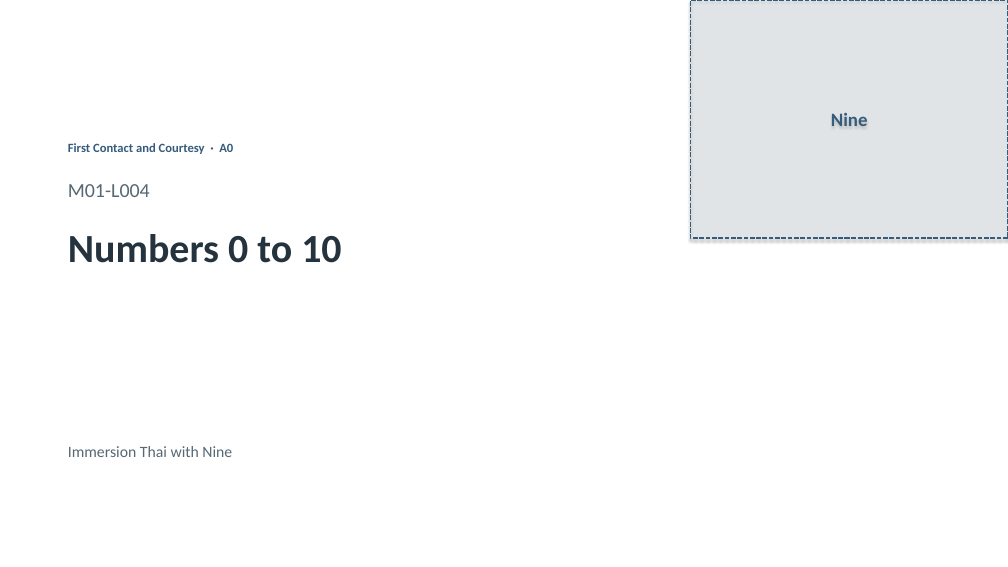
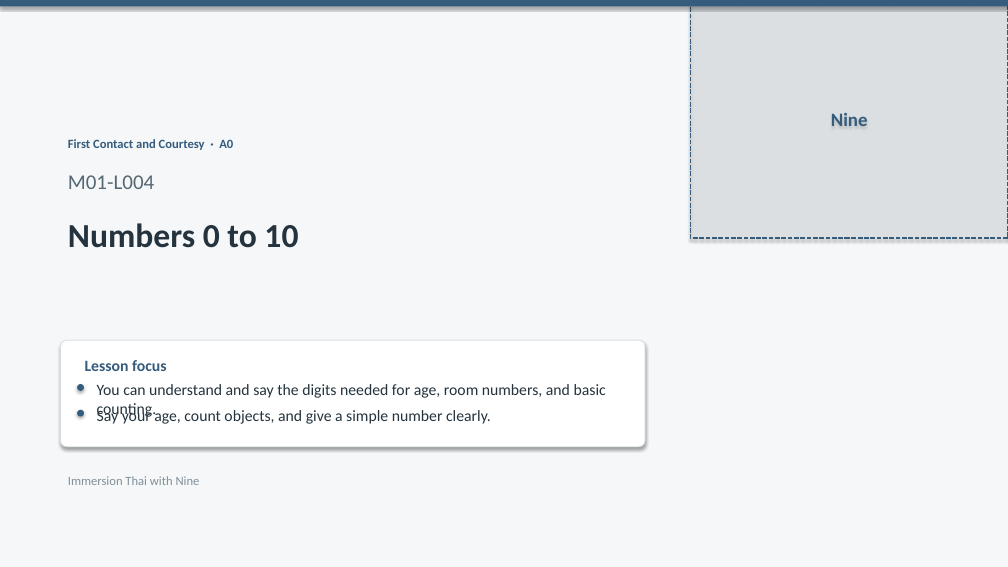
Before and after one commit to OTFTCS/thai-nine, a slide deck: slide 1 of course/modules/M01/L004/M01-L004-canva-deck.pptx. Drawn at 1008x567 pixels with LibreOffice and Linux fonts; fonts in the diff are those of the drawing; background and template pictures are left out. Boxes give left, top, right and bottom in pixels: in the first picture for what was removed or moved away, otherwise in the second. Text is boxed around its words. In the diff, an @@ line names an element or a change of style, - is before the commit and + after.

```diff
--- a/course/modules/M01/L004/M01-L004-canva-deck.pptx
+++ b/course/modules/M01/L004/M01-L004-canva-deck.pptx
@@ background picture (left out) to #F5F7F8 @@
@@ rectangle added at <box>0,0,1008,6</box>, fill #355C7D @@
@@ text "First Contact and Courtesy · ...": place and size @@
-text "First Contact and Courtesy · ..." at <box>68,143,233,154</box>
+text "First Contact and Courtesy · ..." at <box>68,139,233,150</box>
@@ text "M01-L004": place and size @@
-text "M01-L004" at <box>68,184,150,197</box>
+text "M01-L004" at <box>68,175,154,189</box>
@@ text "M01-L004" at <box>68,175,154,189</box>: size 19 to 20 pt @@
@@ text "Numbers 0 to 10": place and size @@
-text "Numbers 0 to 10" at <box>68,234,341,263</box>
+text "Numbers 0 to 10" at <box>68,223,298,248</box>
@@ text "Numbers 0 to 10" at <box>68,223,298,248</box>: size 38 to 32 pt @@
@@ rounded rectangle added at <box>60,340,645,447</box>, fill #FFFFFF, outline #D7DEE3 0.75 pt @@
@@ ellipse added at <box>77,384,84,391</box>, fill #355C7D @@
@@ text added at <box>85,360,166,371</box>, 15 pt, text #355C7D, bold @@
+Lesson focus
@@ text added at <box>97,384,606,398</box>, 15 pt, text #24333D @@
+You can understand and say the digits needed for age, room numbers, and basic counting.
@@ ellipse added at <box>77,410,84,417</box>, fill #355C7D @@
@@ text added at <box>97,408,491,424</box>, 15 pt, text #24333D @@
+Say your age, count objects, and give a simple number clearly.
@@ text "Immersion Thai with Nine": place and size @@
-text "Immersion Thai with Nine" at <box>68,446,232,457</box>
+text "Immersion Thai with Nine" at <box>68,476,200,485</box>
@@ text "Immersion Thai with Nine" at <box>68,476,200,485</box>: size 15 to 12 pt, text colour #566873 to #82909A @@
```
Also in this commit, not shown: 8 other slides changed, 1 other file.
